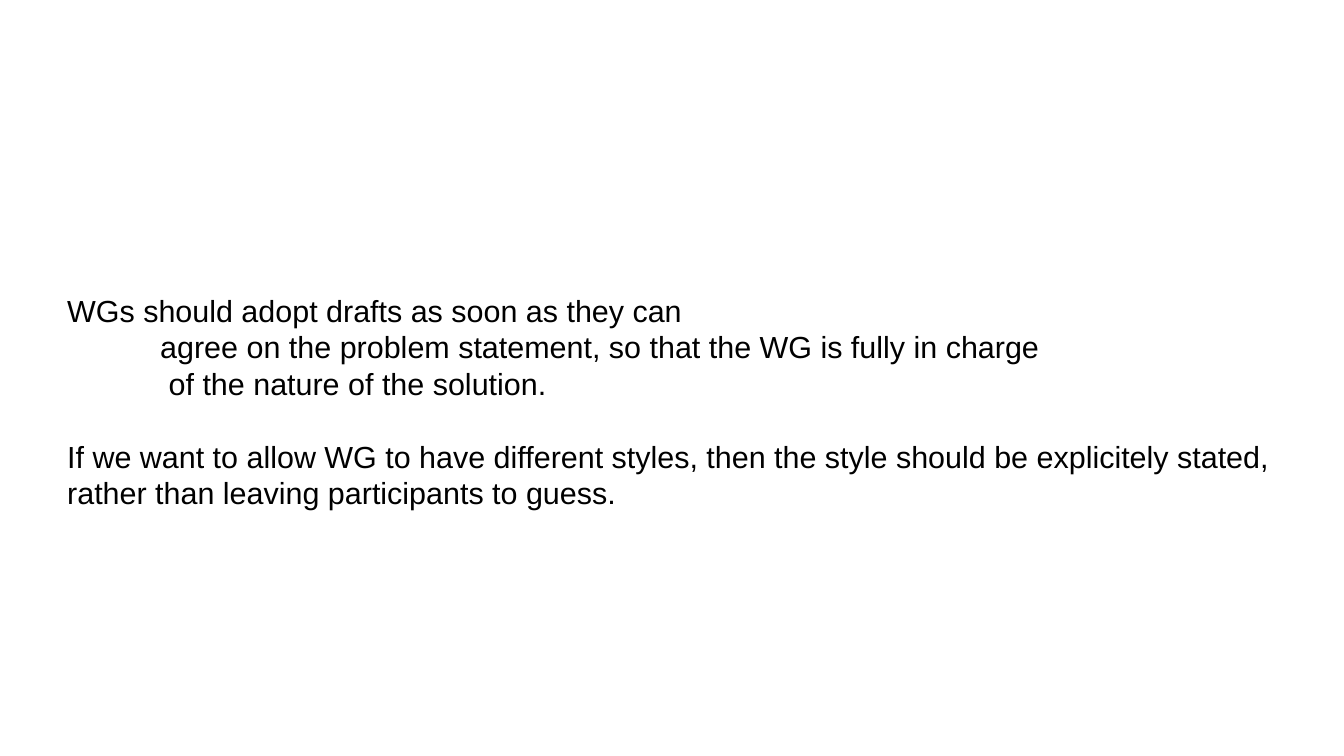
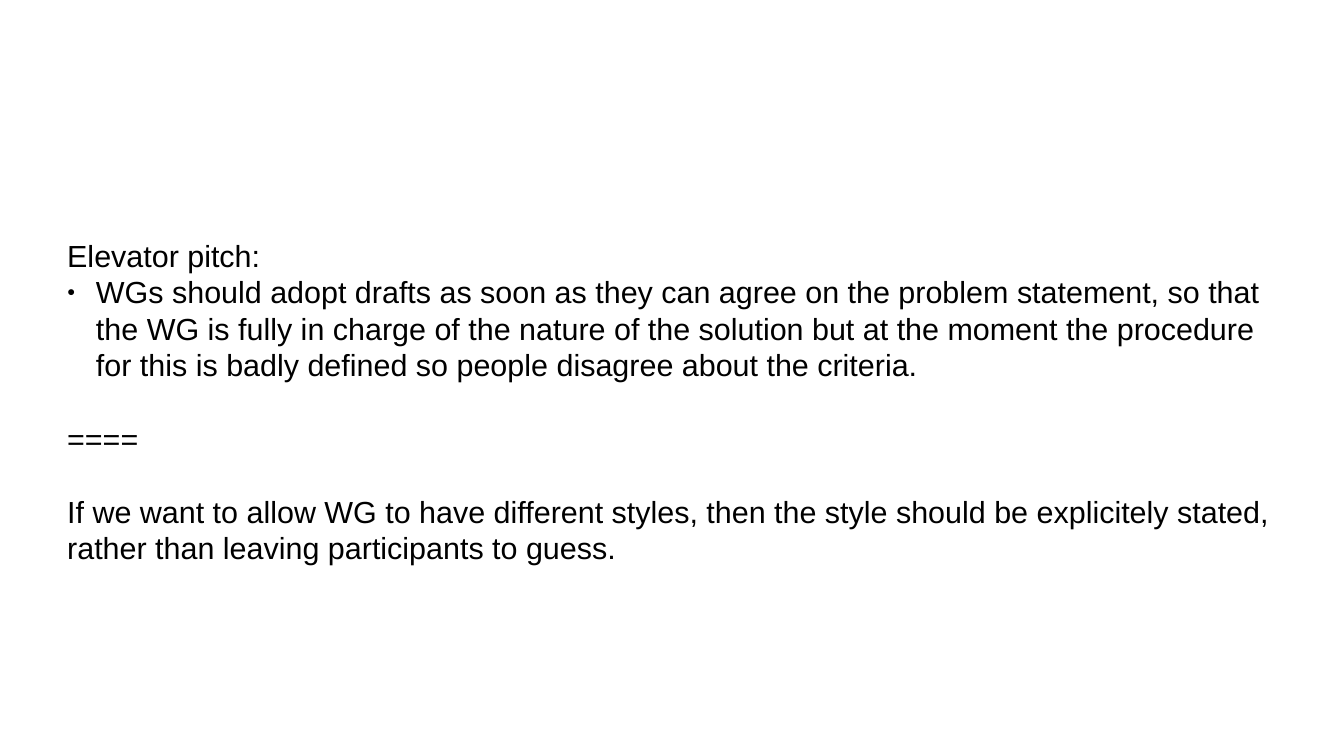
Before and after one commit to becarpenter/draft-adoption, a slide deck: slide 7 of presentations/ietf108-gendispatch.odp. Drawn at 1344x756 pixels with LibreOffice and Linux fonts; fonts in the diff are those of the drawing; background and template pictures are left out. Boxes give left, top, right and bottom in pixels: in the first picture for what was removed or moved away, otherwise in the second. Text is boxed around its words. In the diff, an @@ line names an element or a change of style, - is before the commit and + after.

Commit message:
ietf108 presentations

```diff
--- a/presentations/ietf108-gendispatch.odp
+++ b/presentations/ietf108-gendispatch.odp
@@ subtitle at box(67, 245, 1259, 382): text changed @@
-WGs should adopt drafts as soon as they can
-agree on the problem statement, so that the WG is fully in charge
-of the nature of the solution.
+Elevator pitch:
+● WGs should adopt drafts as soon as they can agree on the problem statement, so that the WG is fully in charge of the nature of the solution but at the moment the procedure for this is badly defined so people disagree about the criteria.
+====
```
Also in this commit, not shown: 1 other file.
